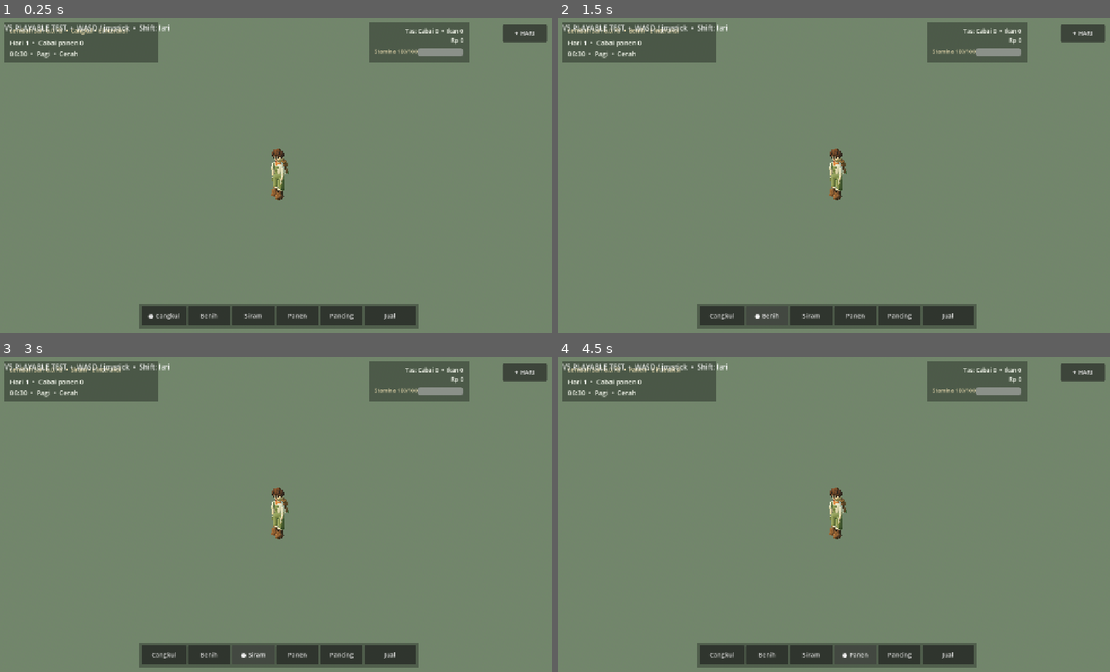
Above: before the commit, frames 1-4 (two rows, left to right).
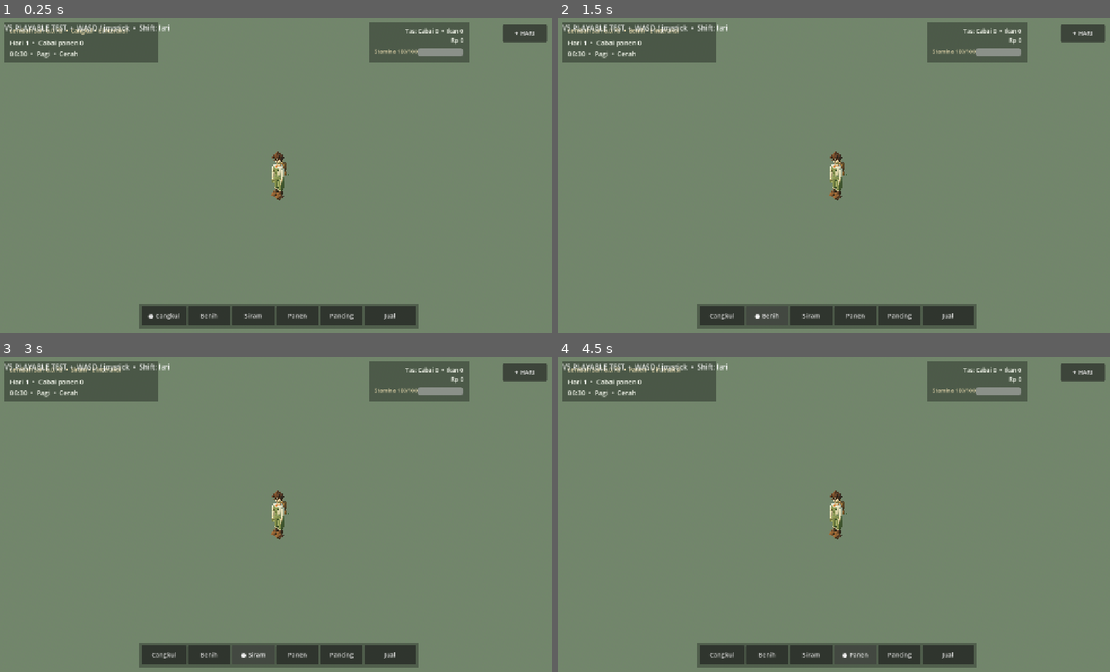
Above: after the commit, the same moments.

Repository: eneft/Lembah-sari
Game: Godot game, scene res://scenes/PlayableV5Test.tscn
Two runs of this game, one before a commit and one after it. Both use one fixed random seed, a clock stepped at 60 frames per second and the inputs below.
Inputs:
- Up to frame 1 (0.25 s): no input
- Up to frame 2 (1.5 s): click "● Cangkul" at 0.5 s; click "Benih" at 1.25 s
- Up to frame 3 (3 s): click "Cangkul" at 2 s; click "Siram" at 2.75 s
- Up to frame 4 (4.5 s): click "● Siram" at 3.5 s; click "Panen" at 4.25 s

The runs differ from the first frame. In frame 1, 0.2% of the frame differs, in the area x 49-53%, y 41-58%; in frame 2, 0.2%; in frame 3, 0.2%; in frame 4, 0.2%.

Commit message:
fix(character): normalize V3.0 gameplay scale

Diff:
--- a/scenes/Player.tscn
+++ b/scenes/Player.tscn
@@ -15,9 +15,9 @@
 shape = SubResource("CapsuleShape")
 
 [node name="Visual" type="Node3D" parent="."]
-scale = Vector3(0.88, 0.88, 0.88)
+scale = Vector3(0.82, 0.82, 0.82)
 
-[node name="CharacterV29" parent="Visual" instance=ExtResource("2")]
+[node name="CharacterV30" parent="Visual" instance=ExtResource("2")]
 
 [node name="CameraRig" type="Node3D" parent="."]
 
